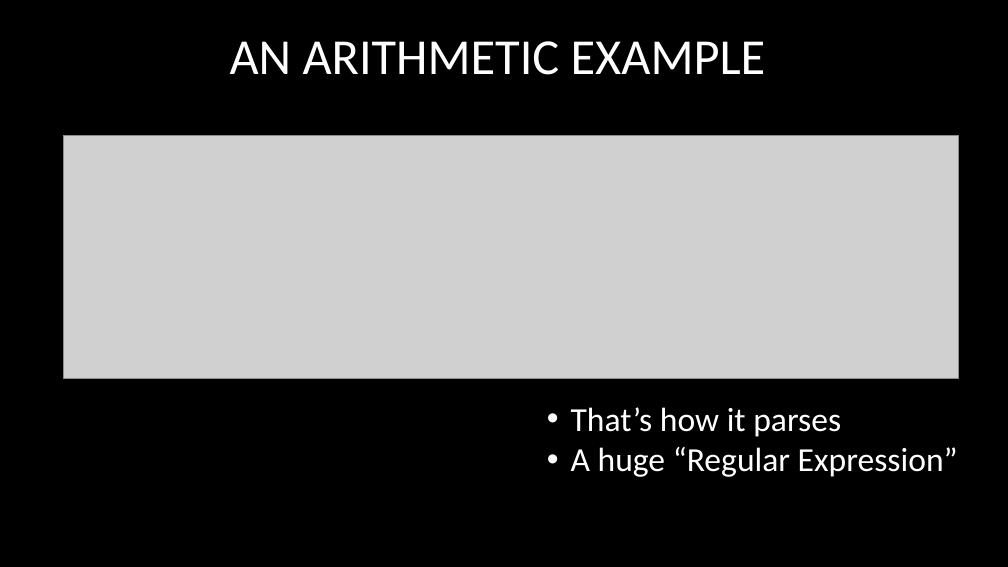
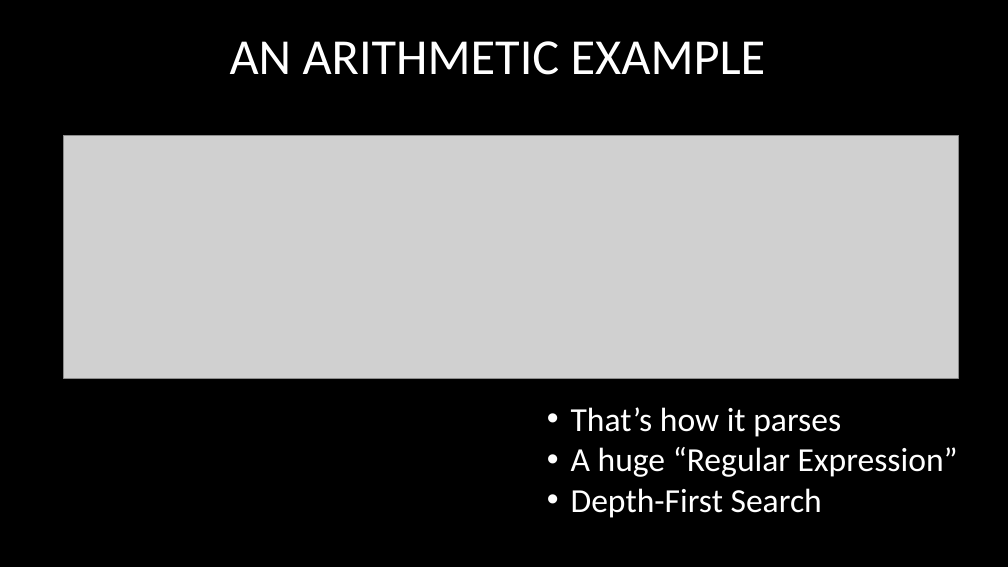
Before and after one commit to jisuansiwei2017/SDCT-2017-Fall, a slide deck: slide 7 of weekly_report/group1/report_group1_week9.pptx. Drawn at 1008x567 pixels with LibreOffice and Linux fonts; fonts in the diff are those of the drawing; grey boxes stand for pictures; background and template pictures are left out. Boxes give left, top, right and bottom in pixels: in the first picture for what was removed or moved away, otherwise in the second. Text is boxed around its words. In the diff, an @@ line names an element or a change of style, - is before the commit and + after.

```diff
--- a/weekly_report/group1/report_group1_week9.pptx
+++ b/weekly_report/group1/report_group1_week9.pptx
@@ text at (571,488,822,518): paragraph added @@
+• Depth-First Search
```
Also in this commit, not shown: 1 other slide changed, 3 slides added, 2 slides removed.
